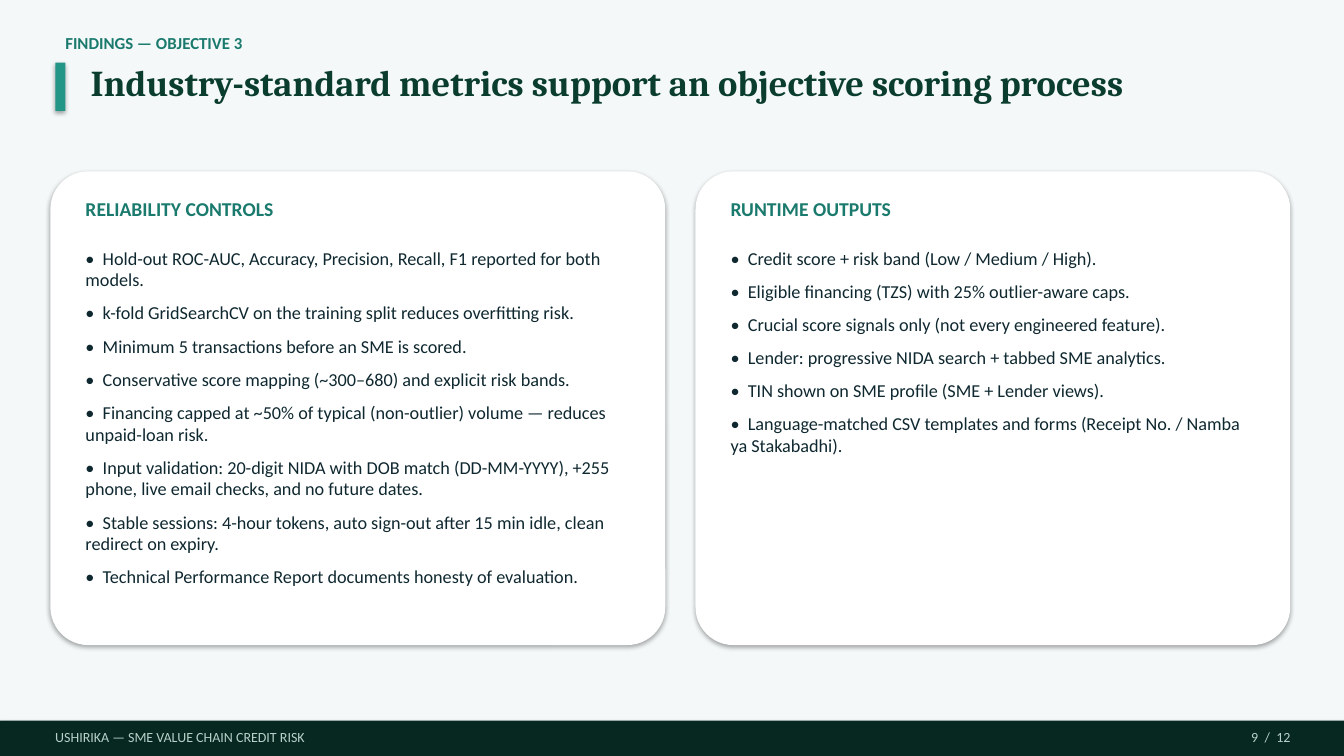
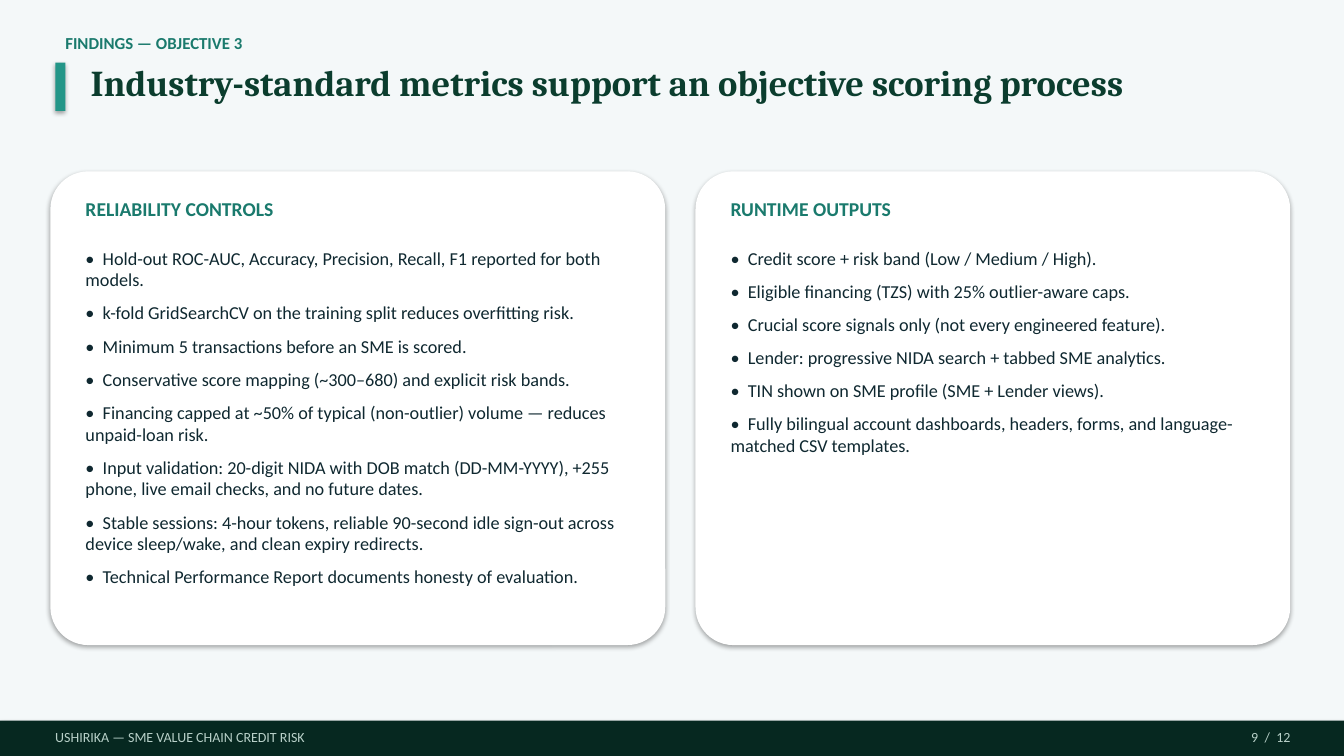
Before and after one commit to Dmmkuliku/ushirika-sme-credit, a slide deck: slide 9 of Presentation/Ushirika_Group15_Defence_Presentation.pptx. Drawn at 1344x756 pixels with LibreOffice and Linux fonts; fonts in the diff are those of the drawing. Boxes give left, top, right and bottom in pixels: in the first picture for what was removed or moved away, otherwise in the second. Text is boxed around its words. In the diff, an @@ line names an element or a change of style, - is before the commit and + after.

```diff
--- a/Presentation/Ushirika_Group15_Defence_Presentation.pptx
+++ b/Presentation/Ushirika_Group15_Defence_Presentation.pptx
@@ text at bbox=[731, 417, 1232, 455]: text changed @@
-• Language-matched CSV templates and forms (Receipt No. / Namba ya Stakabadhi).
+• Fully bilingual account dashboards, headers, forms, and language-matched CSV templates.
@@ text at bbox=[85, 516, 614, 553]: text changed @@
-• Stable sessions: 4-hour tokens, auto sign-out after 15 min idle, clean redirect on expiry.
+• Stable sessions: 4-hour tokens, reliable 90-second idle sign-out across device sleep/wake, and clean expiry redirects.
```
Also in this commit, not shown: 10 other files.
